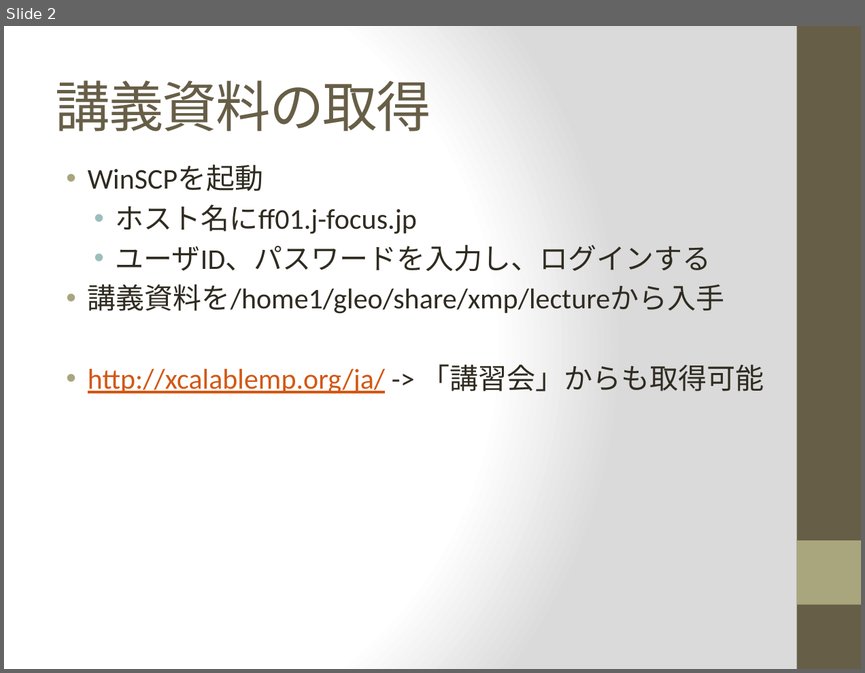
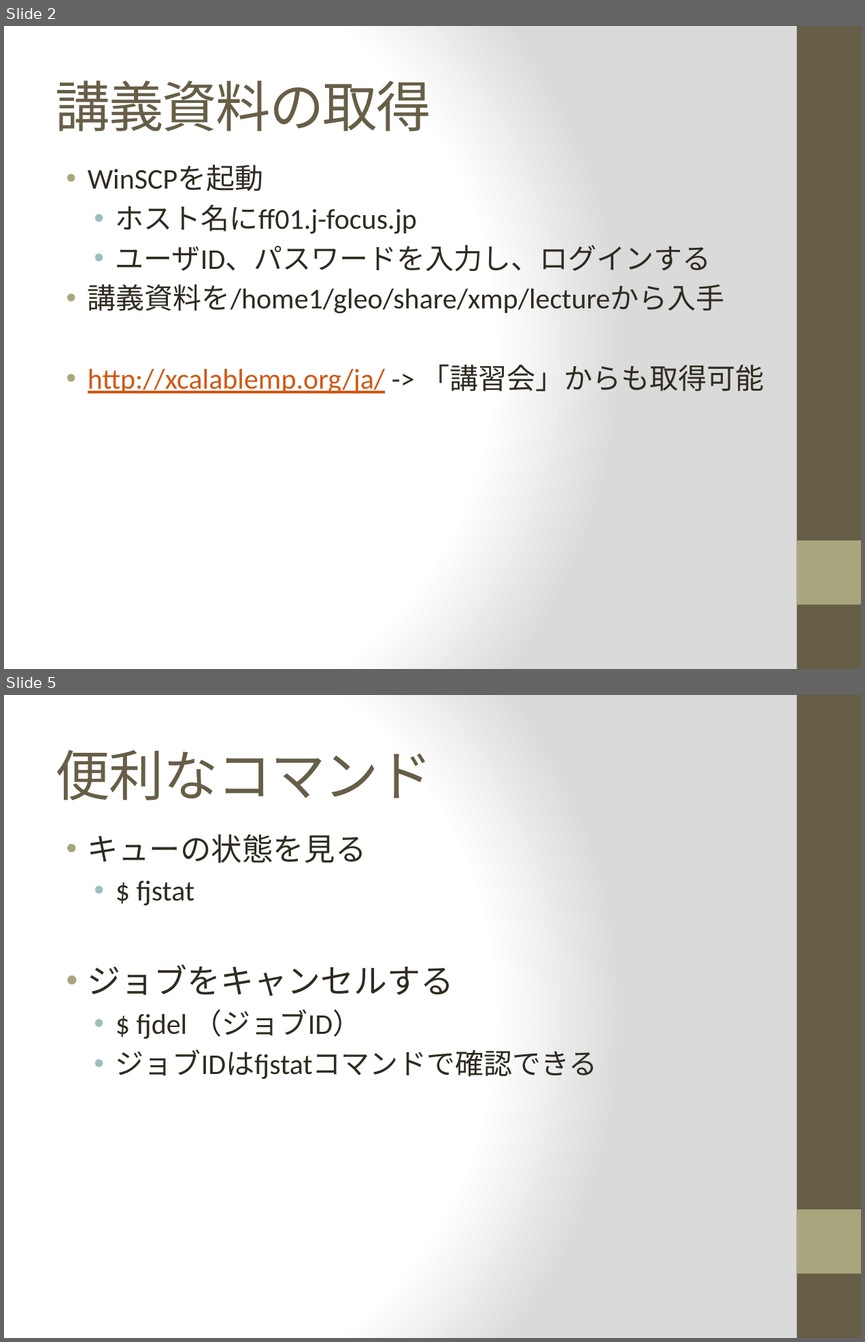
Before and after one commit to XcalableMP/Lecture, a slide deck: misc/FOCUS/FOCUS.pptx. Shown one above the other, each under a label of ours: slide 2 before the commit, slides 2 and 5 after it; the slides between them are not shown. The pictures are 865x673 and 865x1342 pixels, drawn with LibreOffice and Linux fonts; fonts in the diff are those of the drawing. Boxes give left, top, right and bottom in pixels: in the first picture for what was removed or moved away, otherwise in the second. Text is boxed around its words. In the diff, an @@ line names an element or a change of style, - is before the commit and + after.

Commit message:
Add description of fjdel and fjstat

```diff
--- a/misc/FOCUS/FOCUS.pptx
+++ b/misc/FOCUS/FOCUS.pptx
@@ slide 5 added at <box>4,695,861,1338</box>, background gradient #FFFFFF to #DADADA; not listed: 2 template elements that a slide beside it also shows @@
@@ title added at <box>56,750,432,800</box>, 46 pt, text #675E47 @@
+便利なコマンド
@@ text added at <box>88,834,598,1079</box>, 24 pt, text #2F2B20 @@
+• キューの状態を見る
+  • $ fjstat
+• ジョブをキャンセルする
+  • $ fjdel （ジョブID）
+  • ジョブIDはfjstatコマンドで確認できる
```
Also in this commit, not shown: 2 slides changed.
